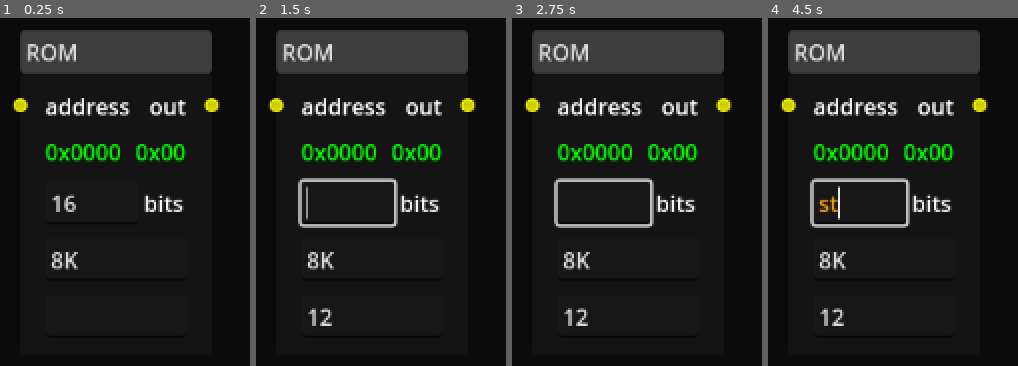
Above: before the commit, frames 1-4 (left to right).
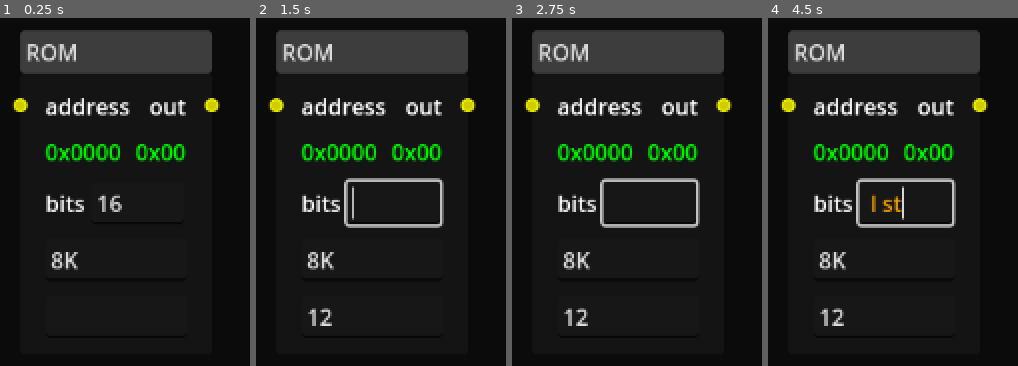
Above: after the commit, the same moments.

Repository: andrew-wilkes/logic-simulator-2
Game: Godot game, scene res://parts/ROM.tscn
Same seed, same stepped clock (60 frames per second), same inputs: the game is played once before the commit and once after it. This scene is started directly instead of the project's main scene.
Inputs (mouse positions are in pixels of both pictures, inside the frame that each line leads up to):
- Up to frame 1 (0.25 s): no input
- Up to frame 2 (1.5 s): click (371, 317) at 0.52 s; type "12" at 0.6 s; tap Enter at 1.25 s; drag from (371, 192) to (outside the picture) at 1.27 s
- Up to frame 3 (2.75 s): tap Space at 2 s; drag from (outside the picture) to (outside the picture) at 2.02 s
- Up to frame 4 (4.5 s): tap Enter at 2.75, 4.25 s; move the mouse to (outside the picture) at 2.77 s; tap L at 2.85 s; tap Space at 3.5 s; drag from (outside the picture) to (outside the picture) at 3.52 s; move the mouse to (outside the picture) at 4.27 s; hold S from 4.28 s (still down); tap T at 4.35 s

The runs differ from the first frame. In frame 1, 1.3% of the frame differs, in the area x 18-74%, y 50-56%; in frame 2, 2.7%; in frame 3, 2.6%; in frame 4, 3.1%, in the area x 16-76%, y 45-61%.

Commit message:
Add simple text edit highlighter

Diff:
--- a/src/classes/base_memory.gd
+++ b/src/classes/base_memory.gd
@@ -24,8 +24,6 @@
 	if new_text.is_valid_int():
 		data.bits = clampi(int(new_text), 1, 1024)
 		set_max_value()
-	elif show_display:
-		%Bits.text = ""
 
 
 func set_max_value():
--- a/src/parts/RAM.tscn
+++ b/src/parts/RAM.tscn
@@ -1,6 +1,6 @@
 [gd_scene load_steps=3 format=3 uid="uid://fq11eexr4mqb"]
 
-[ext_resource type="PackedScene" uid="uid://dpighqrkisujs" path="res://scenes/highlighted_text_entry.tscn" id="2_3euyo"]
+[ext_resource type="PackedScene" uid="uid://b1q1tvqg3cnqm" path="res://scenes/simple_highlighted_text_entry.tscn" id="2_6s67a"]
 [ext_resource type="Script" path="res://parts/RAM.gd" id="3_5jrxe"]
 
 [node name="RAM" type="GraphNode"]
@@ -138,7 +138,7 @@
 layout_mode = 2
 tooltip_text = "Address"
 
-[node name="Bits" parent="HB2" instance=ExtResource("2_3euyo")]
+[node name="Bits" parent="HB2" instance=ExtResource("2_6s67a")]
 unique_name_in_owner = true
 layout_mode = 2
 
@@ -146,10 +146,9 @@
 layout_mode = 2
 text = "bits"
 
-[node name="Size" parent="." instance=ExtResource("2_3euyo")]
+[node name="Size" parent="." instance=ExtResource("2_6s67a")]
 layout_mode = 2
 text = "8K"
-placeholder_text = "Size"
 
 [node name="Tag" type="LineEdit" parent="."]
 layout_mode = 2
--- a/src/parts/ROM.tscn
+++ b/src/parts/ROM.tscn
@@ -1,6 +1,6 @@
 [gd_scene load_steps=3 format=3 uid="uid://do2067p4805xw"]
 
-[ext_resource type="PackedScene" uid="uid://dpighqrkisujs" path="res://scenes/highlighted_text_entry.tscn" id="2_lhfm5"]
+[ext_resource type="PackedScene" uid="uid://b1q1tvqg3cnqm" path="res://scenes/simple_highlighted_text_entry.tscn" id="2_m5gr6"]
 [ext_resource type="Script" path="res://parts/ROM.gd" id="3_nj2eq"]
 
 [node name="ROM" type="GraphNode"]
@@ -97,18 +97,17 @@
 layout_mode = 2
 tooltip_text = "Address"
 
-[node name="Bits" parent="HB2" instance=ExtResource("2_lhfm5")]
-unique_name_in_owner = true
-layout_mode = 2
-
 [node name="L1" type="Label" parent="HB2"]
 layout_mode = 2
 text = "bits"
 
-[node name="Size" parent="." instance=ExtResource("2_lhfm5")]
+[node name="Bits" parent="HB2" instance=ExtResource("2_m5gr6")]
+unique_name_in_owner = true
 layout_mode = 2
-text = "16K"
-placeholder_text = "Size"
+
+[node name="Size" parent="." instance=ExtResource("2_m5gr6")]
+layout_mode = 2
+text = "8K"
 
 [node name="Tag" type="LineEdit" parent="."]
 layout_mode = 2
--- a/src/scenes/highlighted_text_entry.gd
+++ b/src/scenes/highlighted_text_entry.gd
@@ -1,22 +1,10 @@
-extends LineEdit
+extends SimpleHighlightedTextEntry
 
 signal value_changed(value)
 
-@export_color_no_alpha var default_color = Color.WHITE
-@export_color_no_alpha var highlight_color = Color.ORANGE
 @export var show_minus = true
 @export var shorten_hex = true
 @export var clamp_value = 0
-
-var previous_text = ""
-
-func set_text_color(default):
-	var color = default_color if default else highlight_color
-	set("theme_override_colors/font_color", color)
-
-
-func _on_text_changed(_new_text):
-	set_text_color(false)
 
 
 func _on_text_submitted(new_text):
@@ -41,14 +29,3 @@
 	text = G.format_value(value, show_minus_, shorten_hex_, clamp_value)
 	# The following line avoids the caret blinking at the start of the text
 	caret_column = text.length()
-
-
-func _on_focus_entered():
-	previous_text = text
-	text = ""
-
-
-# Avoid leaving blanks
-func _on_focus_exited():
-	if text == "":
-		text = previous_text
--- /dev/null
+++ b/src/scenes/simple_highlighted_text_entry.gd
@@ -0,0 +1,31 @@
+class_name SimpleHighlightedTextEntry
+
+extends LineEdit
+
+@export_color_no_alpha var default_color = Color.WHITE
+@export_color_no_alpha var highlight_color = Color.ORANGE
+
+var previous_text = ""
+
+func set_text_color(default):
+	var color = default_color if default else highlight_color
+	set("theme_override_colors/font_color", color)
+
+
+func _on_text_changed(_new_text):
+	set_text_color(false)
+
+
+func _on_text_submitted(_new_text):
+	set_text_color(true)
+
+
+func _on_focus_entered():
+	previous_text = text
+	text = ""
+
+
+# Avoid leaving blanks
+func _on_focus_exited():
+	if text == "":
+		text = previous_text
--- /dev/null
+++ b/src/scenes/simple_highlighted_text_entry.tscn
@@ -0,0 +1,21 @@
+[gd_scene load_steps=2 format=3 uid="uid://b1q1tvqg3cnqm"]
+
+[ext_resource type="Script" path="res://scenes/simple_highlighted_text_entry.gd" id="1_hc2gy"]
+
+[node name="SimpleHighlightedTextEntry" type="LineEdit"]
+anchors_preset = 15
+anchor_right = 1.0
+anchor_bottom = 1.0
+grow_horizontal = 2
+grow_vertical = 2
+text = "16"
+expand_to_text_length = true
+context_menu_enabled = false
+caret_blink = true
+caret_blink_interval = 0.5
+script = ExtResource("1_hc2gy")
+
+[connection signal="focus_entered" from="." to="." method="_on_focus_entered"]
+[connection signal="focus_exited" from="." to="." method="_on_focus_exited"]
+[connection signal="text_changed" from="." to="." method="_on_text_changed"]
+[connection signal="text_submitted" from="." to="." method="_on_text_submitted"]
